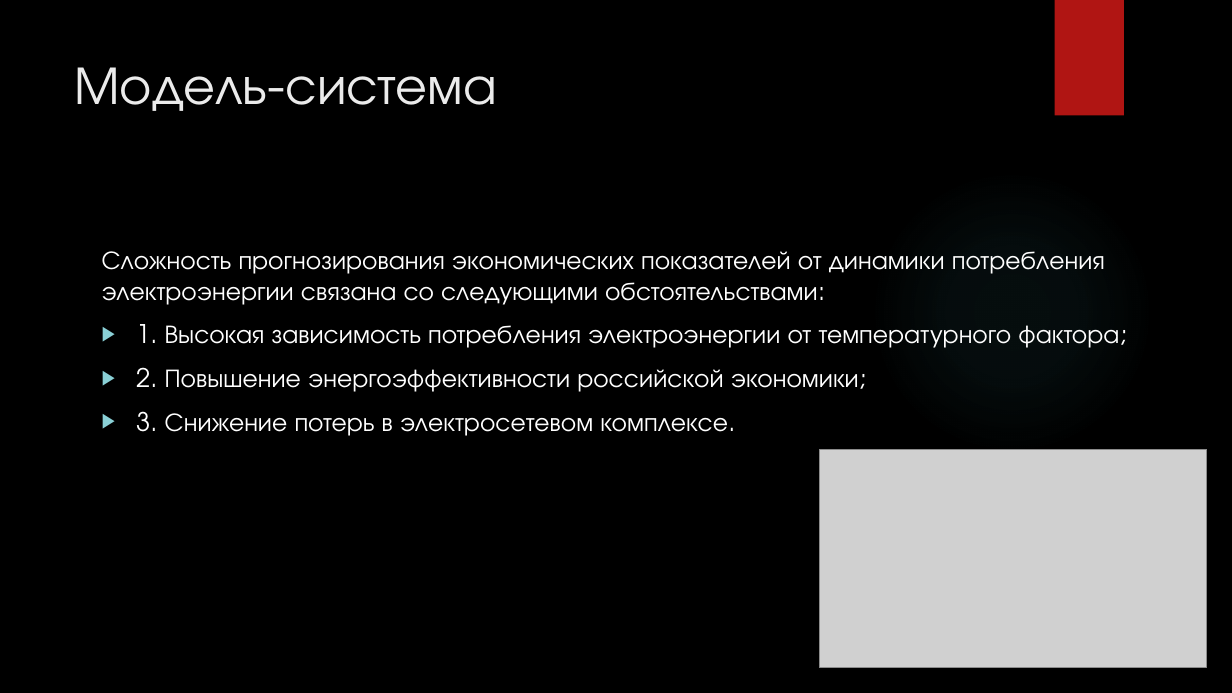
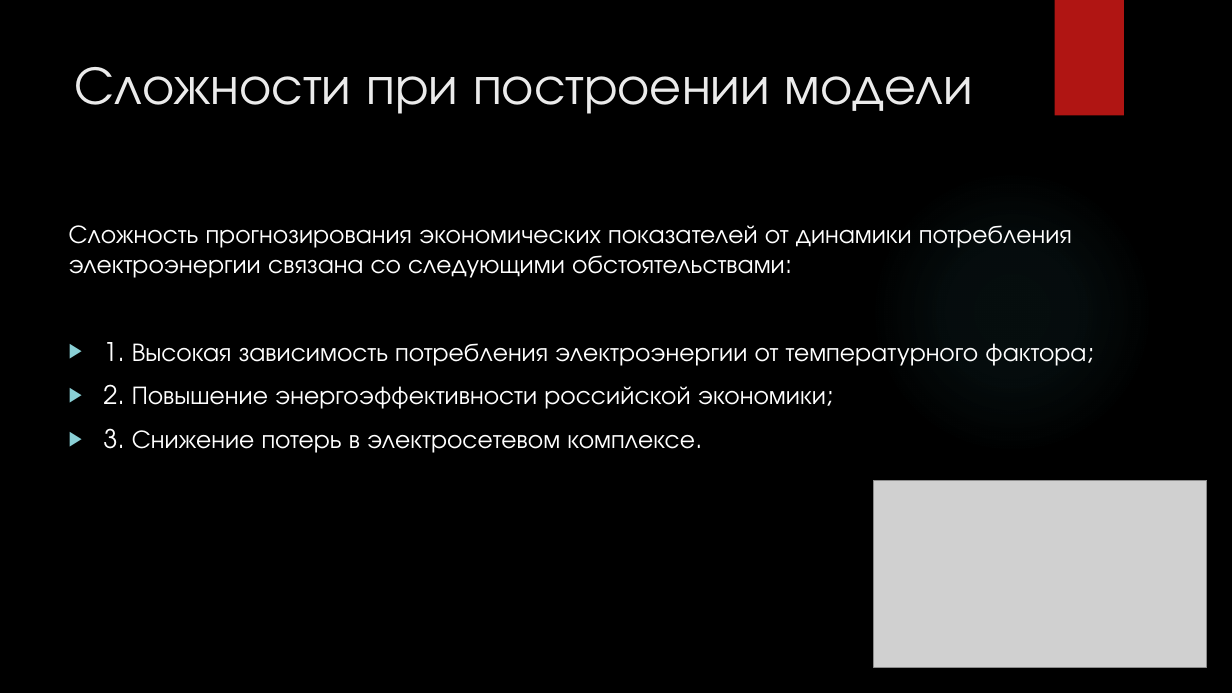
Before and after one commit to dsfnag/dst-off_final, a slide deck: slide 7 of DST-OFF-draft_MINENERGO.pptx. Drawn at 1232x693 pixels with LibreOffice and Linux fonts; fonts in the diff are those of the drawing; grey boxes stand for pictures; background and template pictures are left out. Boxes give left, top, right and bottom in pixels: in the first picture for what was removed or moved away, otherwise in the second. Text is boxed around its words. In the diff, an @@ line names an element or a change of style, - is before the commit and + after.

```diff
--- a/DST-OFF-draft_MINENERGO.pptx
+++ b/DST-OFF-draft_MINENERGO.pptx
@@ title at <box>75,67,973,114</box>: text changed @@
-Модель-система
+Сложности при построении модели
@@ text "Сложность прогнозирования экономических показателей от ..." rewrapped from <box>102,251,1119,436</box> to <box>69,225,1086,453</box> @@
@@ picture: place and size @@
-picture at <box>820,449,1208,667</box>
+picture at <box>874,481,1207,667</box>
```
Also in this commit, not shown: 6 other slides changed, 1 slide added, 1 slide removed, 18 other files.
